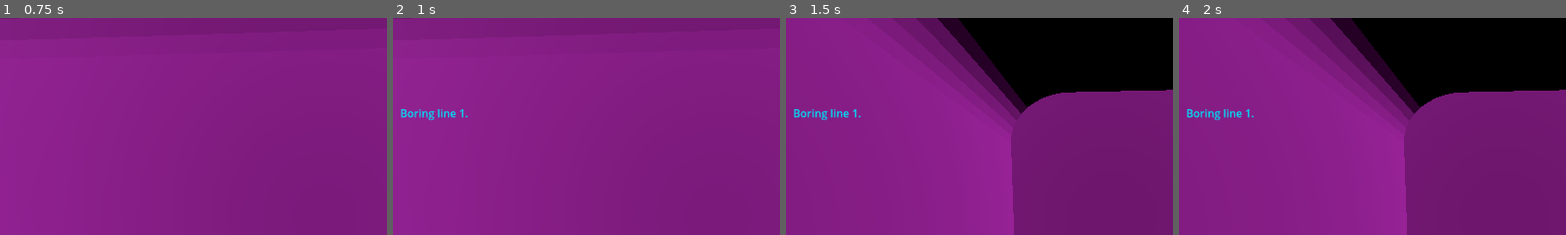
Above: before the commit, frames 1-4 (left to right).
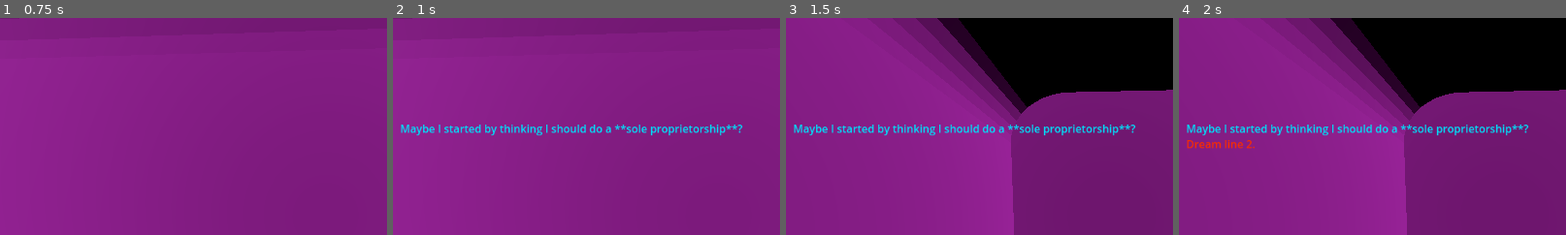
Above: after the commit, the same moments.

Repository: gussmith23/2024-09-plse-game-jam
Game: Godot game, scene res://main.tscn
The game is run twice, just before and just after one commit, with the same random seed, the same clock (stepped at 60 frames per second) and the same inputs.
Inputs (mouse positions are % of the whole screen's width and height, from its top left):
- Up to frame 1 (0.75 s): tap Enter at 0.5 s; move the mouse to (72, 45) at 0.52 s
- Up to frame 2 (1 s): no input
- Up to frame 3 (1.5 s): tap Space at 1.25 s; move the mouse to (30, 55) at 1.27 s
- Up to frame 4 (2 s): no input
The pictures show only the part of the screen within x 9-59%, y 0-50%; the shares and areas given below are measured in that part.

Frame 1 is identical in both runs. In frame 2, 2.2% of the frame differs, in the area x 2-91%, y 41-55%; in frame 3, 2.2%; in frame 4, 2.5%, in the area x 2-91%, y 41-61%.

Commit message:
Gus work

Diff:
--- a/dialog_overlay.gd
+++ b/dialog_overlay.gd
@@ -14,24 +14,22 @@
 func _hears_boring() -> bool:
 	return direction < .6
 
-func _init(play_by_default_: bool = true) -> void:
-	play_by_default = play_by_default_
-
-func start() -> void:
-	$DreamAnimationPlayer.play("dream_script")
-	$BoringAnimationPlayer.play("boring_script")
 
 # Called when the node enters the scene tree for the first time.
 func _ready() -> void:
-	if play_by_default:
-		start()
+	pass
 
+var accum = 0
 # Called every frame. 'delta' is the elapsed time since the previous frame.
 func _process(delta: float) -> void:
-	pass
+	accum += delta
+
+	if accum > 1:
+		$DreamScript.next()
+		$BoringScript.next()
+		accum = 0
 
 func _on_script_new_line(from: String, line: String) -> void:
-	print(from, line)
 	assert(from == "dream" || from == "boring")
 	if from == "dream" and _hears_dream():
 		$RichTextLabel.text += "[color=#f82c00]%s[/color]" % line
--- a/dialog_overlay.tscn
+++ b/dialog_overlay.tscn
@@ -1,52 +1,7 @@
-[gd_scene load_steps=8 format=3 uid="uid://b2sgxo5hdhspu"]
+[gd_scene load_steps=5 format=3 uid="uid://b2sgxo5hdhspu"]
 
 [ext_resource type="Script" path="res://dialog_overlay.gd" id="1_njyyi"]
 [ext_resource type="PackedScene" uid="uid://drfotb3x71acu" path="res://text_script.tscn" id="2_naldu"]
-
-[sub_resource type="Animation" id="Animation_umy8r"]
-resource_name = "boring_script"
-length = 6.0
-tracks/0/type = "method"
-tracks/0/imported = false
-tracks/0/enabled = true
-tracks/0/path = NodePath("BoringScript")
-tracks/0/interp = 1
-tracks/0/loop_wrap = true
-tracks/0/keys = {
-"times": PackedFloat32Array(0.866667),
-"transitions": PackedFloat32Array(1),
-"values": [{
-"args": [],
-"method": &"next"
-}]
-}
-
-[sub_resource type="Animation" id="Animation_uv4bo"]
-resource_name = "dream_script"
-length = 6.0
-tracks/0/type = "method"
-tracks/0/imported = false
-tracks/0/enabled = true
-tracks/0/path = NodePath("DreamScript")
-tracks/0/interp = 1
-tracks/0/loop_wrap = true
-tracks/0/keys = {
-"times": PackedFloat32Array(1.1, 2.86667),
-"transitions": PackedFloat32Array(1, 1),
-"values": [{
-"args": [],
-"method": &"next"
-}, {
-"args": [],
-"method": &"next"
-}]
-}
-
-[sub_resource type="AnimationLibrary" id="AnimationLibrary_nv8is"]
-_data = {
-"boring_script": SubResource("Animation_umy8r"),
-"dream_script": SubResource("Animation_uv4bo")
-}
 
 [sub_resource type="GDScript" id="GDScript_r8r2l"]
 script/source = "extends Node
@@ -57,11 +12,9 @@
 signal new_line(from: String, line: String)
 
 func next() -> void:
-	print(\"next\")
-	assert(index < script_lines.size())
-	print(\"emitting\")
-	new_line.emit(self.get_meta(\"boring_or_dream\"), script_lines[index])
-	index += 1
+	if index < script_lines.size():
+		new_line.emit(self.get_meta(\"boring_or_dream\"), script_lines[index])
+		index += 1
 
 # Called when the node enters the scene tree for the first time.
 func _ready() -> void:
@@ -82,11 +35,9 @@
 signal new_line(from: String, line: String)
 
 func next() -> void:
-	print(\"next\")
-	assert(index < script_lines.size())
-	print(\"emitting\")
-	new_line.emit(self.get_meta(\"boring_or_dream\"), script_lines[index])
-	index += 1
+	if (index < script_lines.size()):
+		new_line.emit(self.get_meta(\"boring_or_dream\"), script_lines[index])
+		index += 1
 
 # Called when the node enters the scene tree for the first time.
 func _ready() -> void:
@@ -102,16 +53,6 @@
 script = ExtResource("1_njyyi")
 metadata/test = ""
 
-[node name="BoringAnimationPlayer" type="AnimationPlayer" parent="."]
-libraries = {
-"": SubResource("AnimationLibrary_nv8is")
-}
-
-[node name="DreamAnimationPlayer" type="AnimationPlayer" parent="."]
-libraries = {
-"": SubResource("AnimationLibrary_nv8is")
-}
-
 [node name="DreamScript" parent="." instance=ExtResource("2_naldu")]
 script = SubResource("GDScript_r8r2l")
 metadata/script_file = "res://dream_script.txt"
@@ -119,7 +60,7 @@
 
 [node name="BoringScript" parent="." instance=ExtResource("2_naldu")]
 script = SubResource("GDScript_wnuqp")
-metadata/script_file = "res://boring_script.txt"
+metadata/script_file = "res://taxstory.txt"
 metadata/boring_or_dream = "boring"
 
 [node name="RichTextLabel" type="RichTextLabel" parent="."]
@@ -129,7 +70,5 @@
 offset_bottom = 522.0
 bbcode_enabled = true
 
-[connection signal="animation_finished" from="BoringAnimationPlayer" to="." method="_on_animation_player_animation_finished"]
-[connection signal="animation_finished" from="DreamAnimationPlayer" to="." method="_on_animation_player_animation_finished"]
 [connection signal="new_line" from="DreamScript" to="." method="_on_script_new_line"]
 [connection signal="new_line" from="BoringScript" to="." method="_on_script_new_line"]
